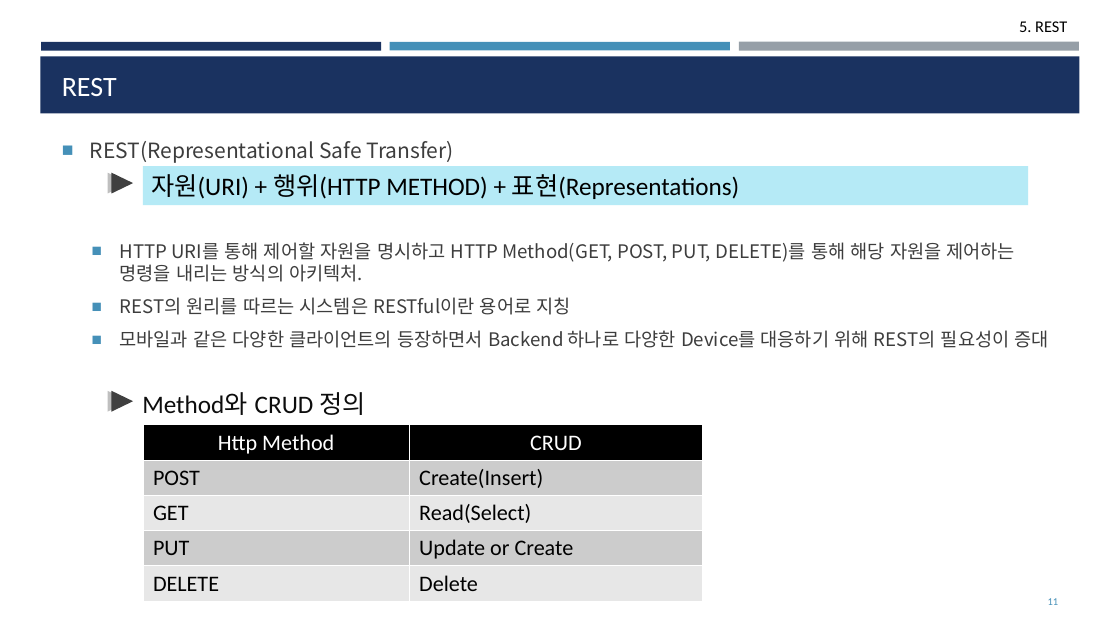
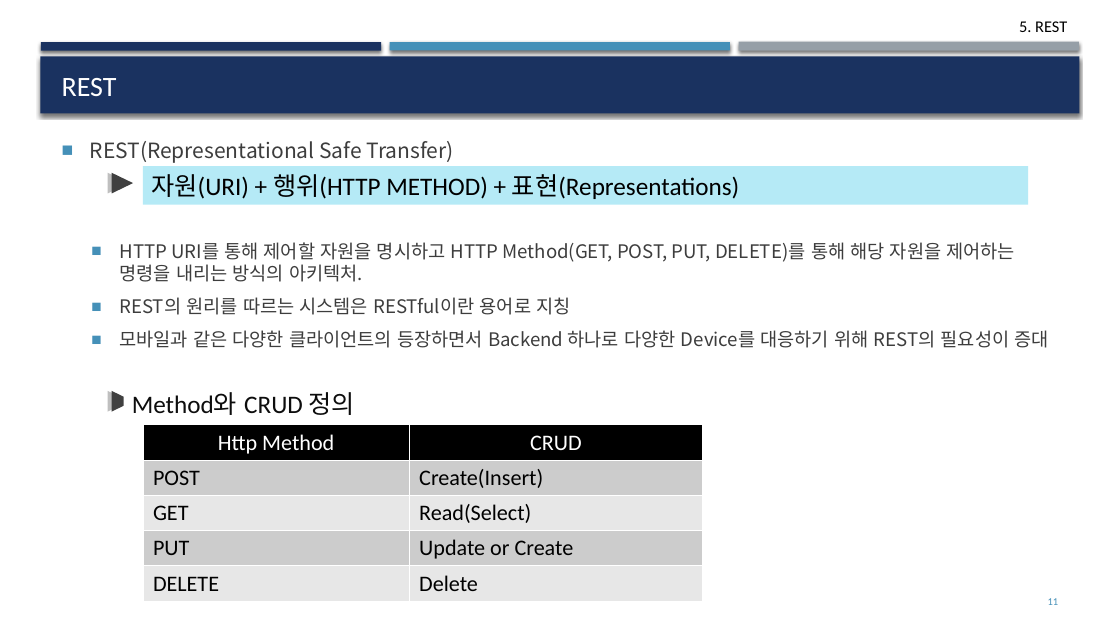
Before and after one commit to deukvely/spring, a slide deck: slide 11 of PPT/06_REST.pptx. Drawn at 1120x630 pixels with LibreOffice and Linux fonts; fonts in the diff are those of the drawing. Boxes give left, top, right and bottom in pixels: in the first picture for what was removed or moved away, otherwise in the second. Text is boxed around its words. In the diff, an @@ line names an element or a change of style, - is before the commit and + after.

```diff
--- a/PPT/06_REST.pptx
+++ b/PPT/06_REST.pptx
@@ shadow on in 4 elements at [41, 42, 381, 50], [739, 42, 1079, 51], [390, 42, 730, 50], [40, 56, 1080, 113] @@
@@ rectangle "Method와 CRUD 정의": place and size @@
-rectangle "Method와 CRUD 정의" at [134, 385, 378, 423]
+rectangle "Method와 CRUD 정의" at [124, 385, 388, 423]
@@ triangle at [108, 391, 130, 412]: proportions changed @@
@@ triangle at [111, 391, 133, 412]: proportions changed @@
```
Also in this commit, not shown: 27 other slides changed, 9 other files.
